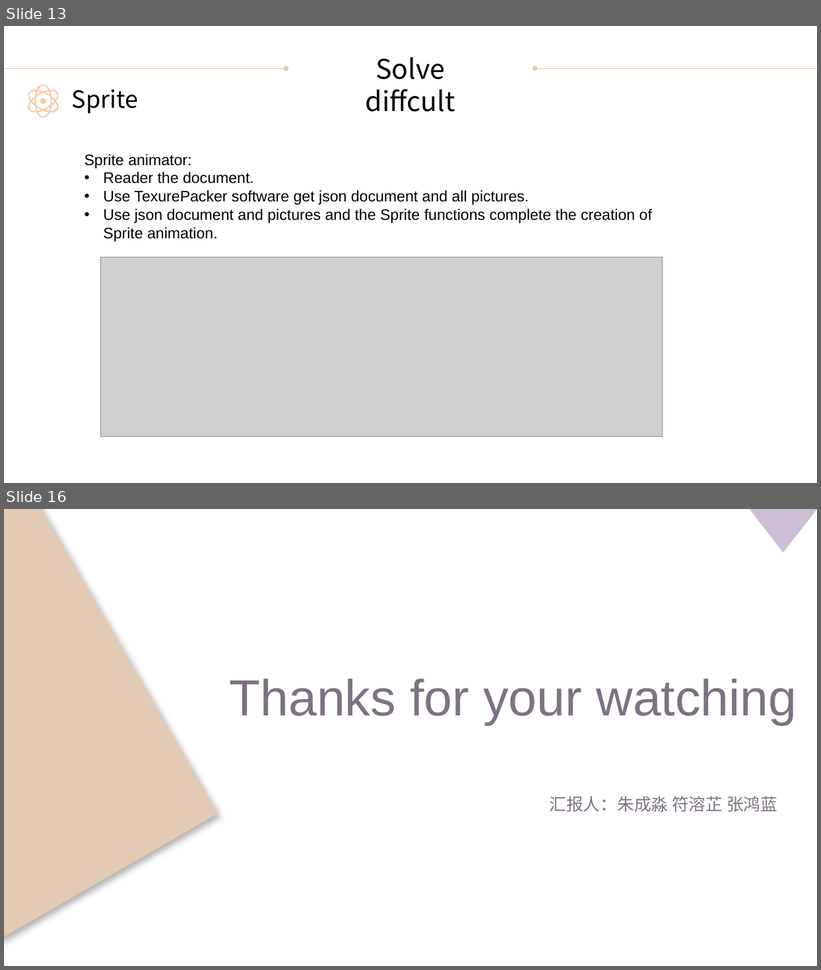
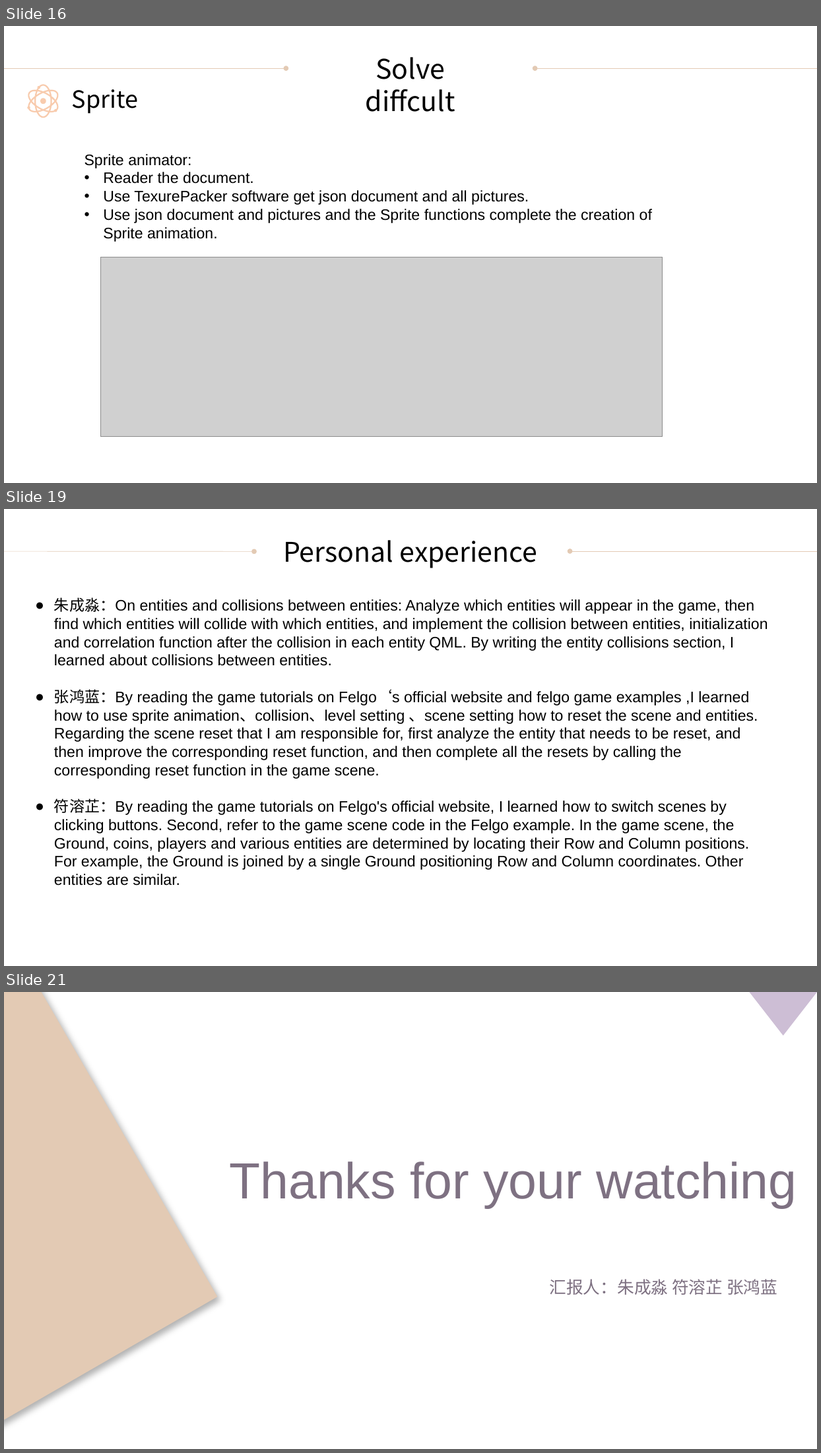
Before and after one commit to furongzhilab/SuperTux, a slide deck: 答辩PPT.pptx. Shown one above the other, each under a label of ours: slides 13 and 16 before the commit, slides 16, 19 and 21 after it; the slides between them are not shown. The pictures are 821x970 and 821x1453 pixels, drawn with LibreOffice and Linux fonts; fonts in the diff are those of the drawing; grey boxes stand for pictures. Boxes give left, top, right and bottom in pixels: in the first picture for what was removed or moved away, otherwise in the second. Text is boxed around its words. In the diff, an @@ line names an element or a change of style, - is before the commit and + after.

```diff
--- a/答辩PPT.pptx
+++ b/答辩PPT.pptx
@@ slide 19 added at <box>4,509,817,966</box>, background #FFFFFF @@
@@ text added at <box>283,540,538,568</box>, 32 pt, text #000000 @@
+Personal experience
@@ arrow added from (4, 551) to (254, 552), #E3CAB4 0.5 pt @@
@@ arrow added from (817, 551) to (570, 551), #E3CAB4 0.5 pt @@
@@ text added at <box>54,597,768,886</box>, 18 pt, text #000000 @@
+● 朱成淼：On entities and collisions between entities: Analyze which entities will appear in the game, then find which entities will collide with which entities, and implement the collision between entities, initialization and correlation function after the collision in each entity QML. By writing the entity collisions section, I learned about collisions between entities.
+● 张鸿蓝：By reading the game tutorials on Felgo‘s official website and felgo game examples ,I learned how to use sprite animation、collision、level setting 、scene setting how to reset the scene and entities. Regarding the scene reset that I am responsible for, first analyze the entity that needs to be reset, and then improve the corresponding reset function, and then complete all the resets by calling the corresponding reset function in the game scene.
+● 符溶芷：By reading the game tutorials on Felgo's official website, I learned how to switch scenes by clicking buttons. Second, refer to the game scene code in the Felgo example. In the game scene, the Ground, coins, players and various entities are determined by locating their Row and Column positions. For example, the Ground is joined by a single Ground positioning Row and Column coordinates. Other entities are similar.
@@ what was slide 13 is now slide 16 @@
@@ what was slide 16 is now slide 21 @@
```
Also in this commit, not shown: 6 slides changed, 4 other slides added.
